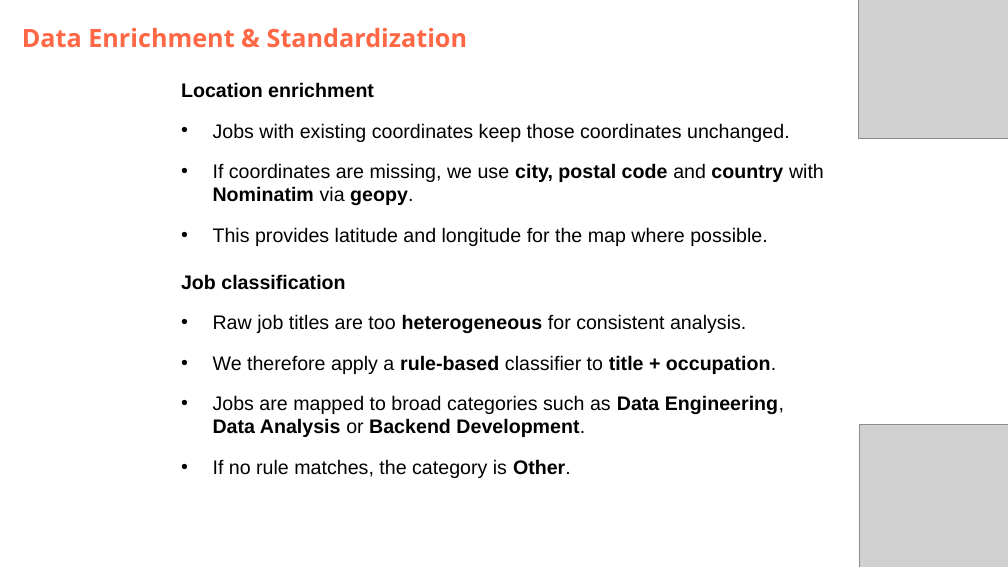
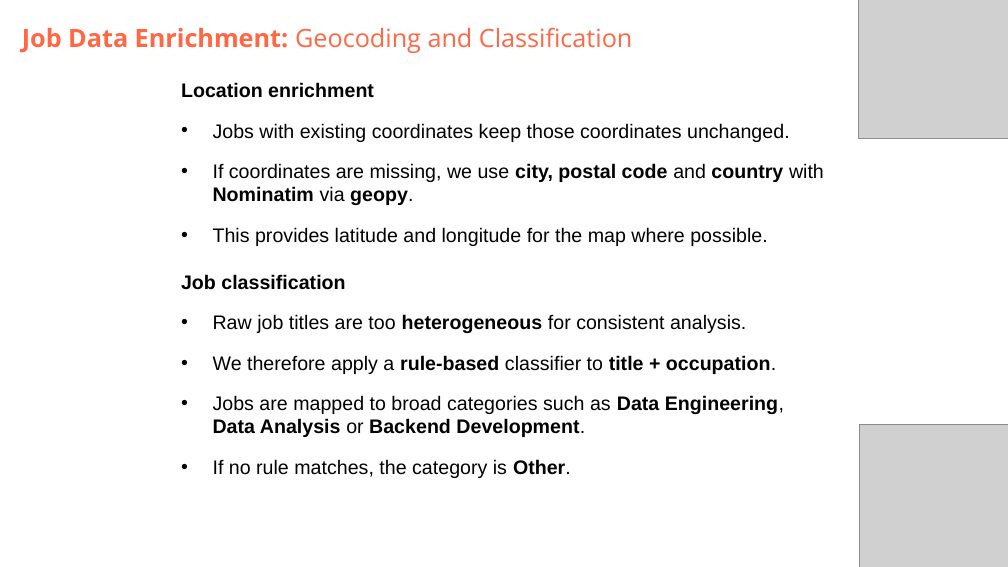
Before and after one commit to DataScientest-Studio/jun26bde-job-market, a slide deck: slide 6 of docs/defence/Defence.pptx. Drawn at 1008x567 pixels with LibreOffice and Linux fonts; fonts in the diff are those of the drawing; grey boxes stand for pictures; background and template pictures are left out. Boxes give left, top, right and bottom in pixels: in the first picture for what was removed or moved away, otherwise in the second. Text is boxed around its words. In the diff, an @@ line names an element or a change of style, - is before the commit and + after.

Commit message:
Add subtitles to most slides

```diff
--- a/docs/defence/Defence.pptx
+++ b/docs/defence/Defence.pptx
@@ subtitle at bbox=[22, 27, 632, 53]: text changed; bold off @@
-Data Enrichment & Standardization
+Job Data Enrichment: Geocoding and Classification
```
Also in this commit, not shown: 6 other slides changed.
